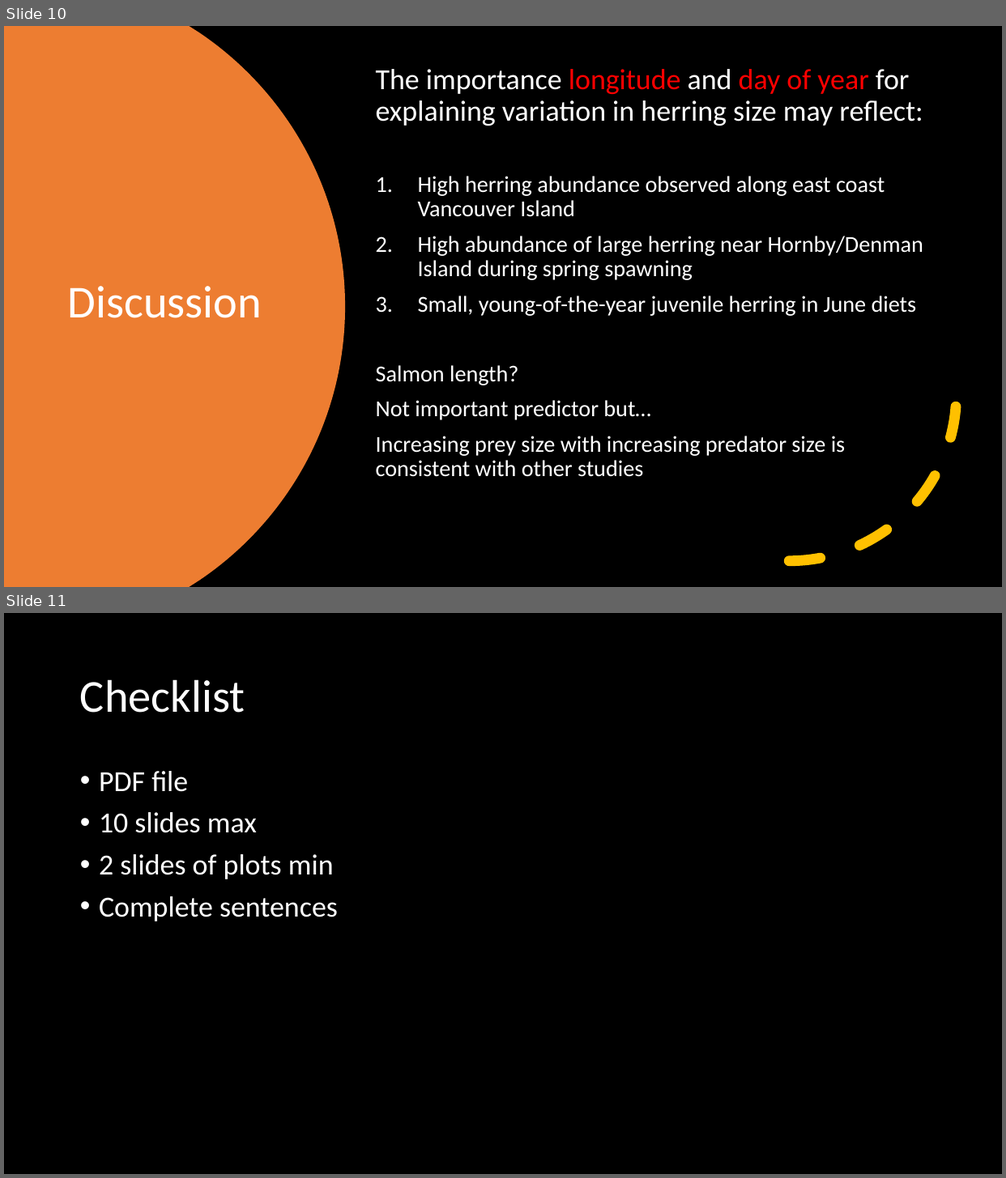
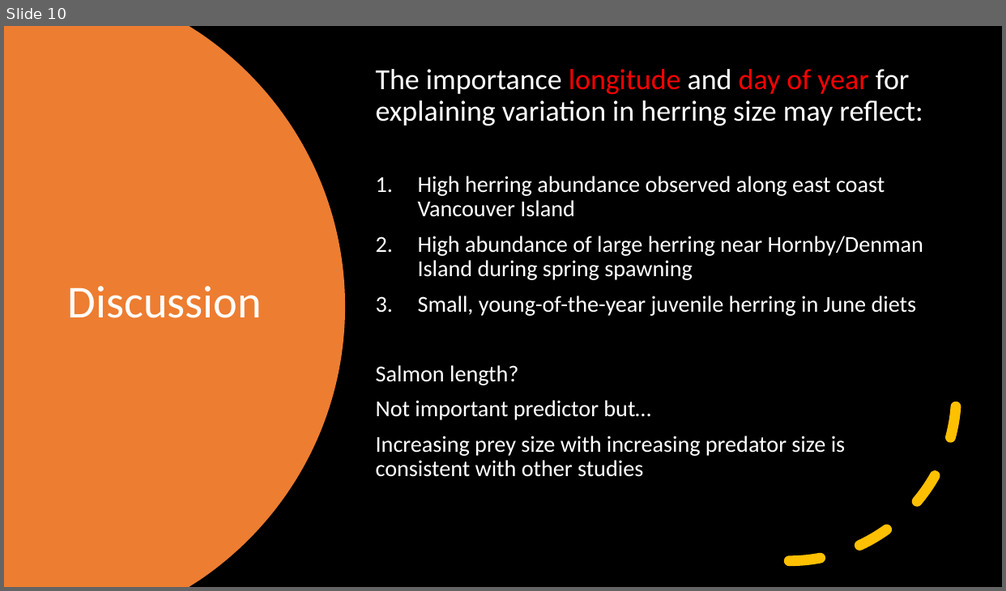
Before and after one commit to rghansen/ES482, a slide deck: ES data project presentation_salmon diet.pptx. Shown one above the other, each under a label of ours: slides 10 and 11 before the commit, slide 10 after it. The pictures are 1006x1178 and 1006x591 pixels, drawn with LibreOffice and Linux fonts; fonts in the diff are those of the drawing. Boxes give left, top, right and bottom in pixels: in the first picture for what was removed or moved away, otherwise in the second. Text is boxed around its words. In the diff, an @@ line names an element or a change of style, - is before the commit and + after.

Commit message:
Final commit.

```diff
--- a/ES data project presentation_salmon diet.pptx
+++ b/ES data project presentation_salmon diet.pptx
@@ slide 11 removed at <box>4,613,1002,1174</box>, background #000000 @@
@@ title removed at <box>80,679,245,713</box> @@
-Checklist
@@ text removed at <box>99,771,338,922</box> @@
-• PDF file
-• 10 slides max
-• 2 slides of plots min
-• Complete sentences
```
